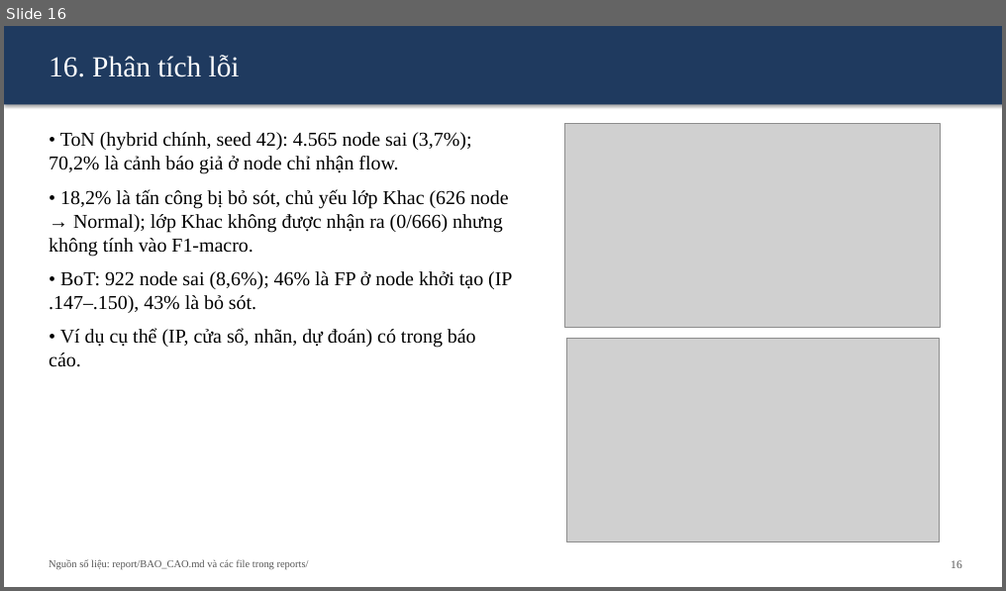
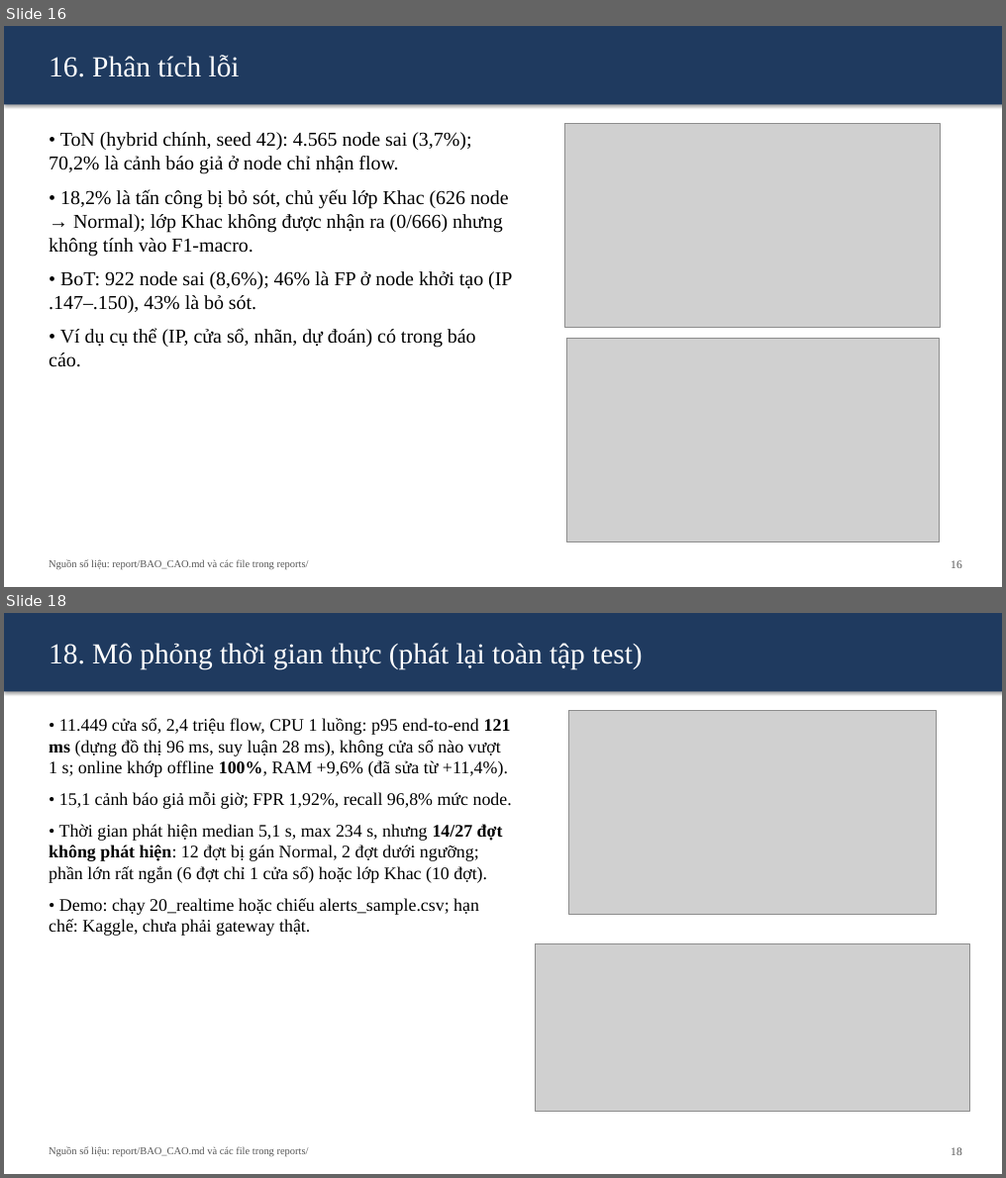
Before and after one commit to minucedev/gnn-iot-ids, a slide deck: report/SLIDE.pptx. Shown one above the other, each under a label of ours: slide 16 before the commit, slides 16 and 18 after it; the slides between them are not shown. The pictures are 1006x591 and 1006x1178 pixels, drawn with LibreOffice and Linux fonts; fonts in the diff are those of the drawing; grey boxes stand for pictures. Boxes give left, top, right and bottom in pixels: in the first picture for what was removed or moved away, otherwise in the second. Text is boxed around its words. In the diff, an @@ line names an element or a change of style, - is before the commit and + after.

```diff
--- a/report/SLIDE.pptx
+++ b/report/SLIDE.pptx
@@ slide 18 added at (4,613,1002,1174), background #FFFFFF @@
@@ rectangle added at (4,613,1002,691), fill #1F3A5F @@
@@ text added at (49,643,643,669), 28 pt, text #FFFFFF @@
+18. Mô phỏng thời gian thực (phát lại toàn tập test)
@@ text added at (49,718,512,936), 17 pt, text #000000 @@
+• 11.449 cửa sổ, 2,4 triệu flow, CPU 1 luồng: p95 end-to-end 121 ms (dựng đồ thị 96 ms, suy luận 28 ms), không cửa sổ nào vượt 1 s; online khớp offline 100%, RAM +9,6% (đã sửa từ +11,4%).
+• 15,1 cảnh báo giả mỗi giờ; FPR 1,92%, recall 96,8% mức node.
+• Thời gian phát hiện median 5,1 s, max 234 s, nhưng 14/27 đợt không phát hiện: 12 đợt bị gán Normal, 2 đợt dưới ngưỡng; phần lớn rất ngắn (6 đợt chỉ 1 cửa sổ) hoặc lớp Khac (10 đợt).
+• Demo: chạy 20_realtime hoặc chiếu alerts_sample.csv; hạn chế: Kaggle, chưa phải gateway thật.
@@ picture added at (569,710,937,915) @@
@@ picture added at (536,944,969,1111) @@
@@ text added at (49,1147,309,1157), 10 pt, text #555555 @@
+Nguồn số liệu: report/BAO_CAO.md và các file trong reports/
@@ text added at (950,1148,962,1156), 11 pt, text #555555 @@
+18
```
Also in this commit, not shown: 2 slides changed, 1 other slide added, 1 slide removed, 10 other files.
